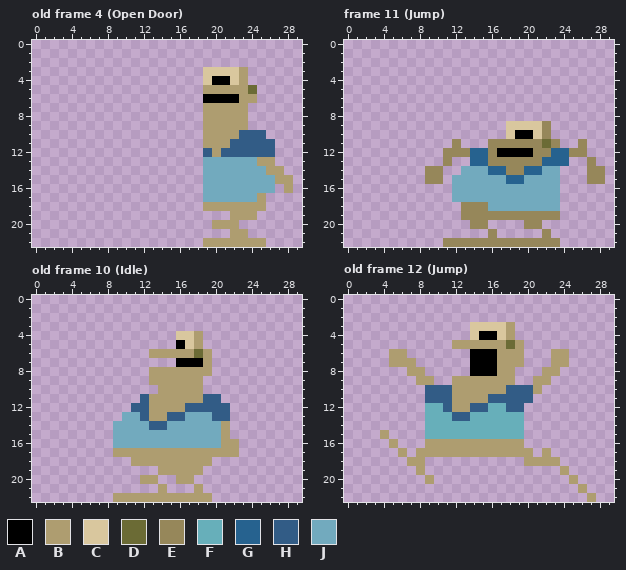
A pixel-art file gets an edit: sprites/raw/grodan.aseprite. Above: the version before the commit.
30x23 pixels, 12 frames. Shown: old frame 4 (Open Door), frame 11 (Jump), old frame 10 (Idle), old frame 12 (Jump). The commit also changed other frames, which this record leaves out.
Palette (. is transparent): A #000000  B #ae9d70  C #d9c79e  D #6b6b35  E #96875a  F #67afba  G #26628f  H #325c86  J #72aabe
Pixels before, old frame 4 (Open Door), first column x 19:
 3 CCCCB.....
 4 CAACB.....
 5 BBBBBD....
 6 AAAABB....
 7 BBBBB.....
 8 BBBBB.....
 9 BBBBB.....
10 BBBBHHH...
11 BBBHHHHH..
12 HBHHHHHH..
13 JJJJJJBB..
14 JJJJJJJBB.
15 JJJJJJJJBB
16 JJJJJJJJ.B
17 JJJJJJB...
18 BBBBBBB...
19 ...BBB....
20 .BBB......
21 ...BB.....
22 BBBBBBB...
Pixels before, frame 11 (Jump), first column x 9:
 9 .........CCCCE......
10 .........CAACE......
11 ...E...EEEEEEDE..E..
12 ..EEEGGEAAAAEEGGEE..
13 ..E..GGEEEEEEGGG..E.
14 EE..JJJGGEEGGJJ...EE
15 EE.JJJJJJGGJJJJ...EE
16 ...JJJJJJJJJJJJ.....
17 ...JJJJJJJJJJJJ.....
18 ....EEEJJJJJJJJ.....
19 ....EEEEEEEEEEE.....
20 .....EE....EE.......
21 .......E.....E......
22 ..EEEEEEEEEEEEE.....
Pixels before, old frame 10 (Idle), first column x 9:
 4 .......CCB....
 5 .......ACB....
 6 ....BBBBBDB...
 7 .......AAAB...
 8 ....BBBBBBB...
 9 ....BBBBBB....
10 .....BBBBB....
11 ...HBBBBBBHH..
12 ..HHBBBBHHHHH.
13 .JJHBBHHJJJHH.
14 JJJJHHJJJJJJB.
15 JJJJJJJJJJJJB.
16 JJJJJJJJJJJJBB
17 BBBBBBBBBBBBBB
18 ..BBBBBBBBB...
19 .....BBBBB....
20 ...BB..BB.....
21 .....B...B....
22 BBBBBBBBBBB...
Pixels before, old frame 12 (Jump), first column x 4:
 3 ..........CCCCB.........
 4 ..........CAACB.........
 5 ........BBBBBBDB........
 6 .BB.......AAABBB...BB...
 7 .BBB......AAABBB...BB...
 8 ...BB.....AAABB...BB....
 9 ....BB..BBBBBBB..BB.....
10 .....HHHBBBBBBHHHB......
11 .....HHHBBBBHHHHH.......
12 .....FFHBBHHFFHH........
13 .....FFFHHFFFFFF........
14 .....FFFFFFFFFFF........
15 B....FFFFFFFFFFF........
16 .B...BBBBBBBBBBB........
17 ..B.BBBBBBBBBBBBB.B.....
18 ...BB...........BBBB....
19 ....B...............B...
20 .....B...............B..
21 ......................B.
22 .......................B
The same view after the edit:
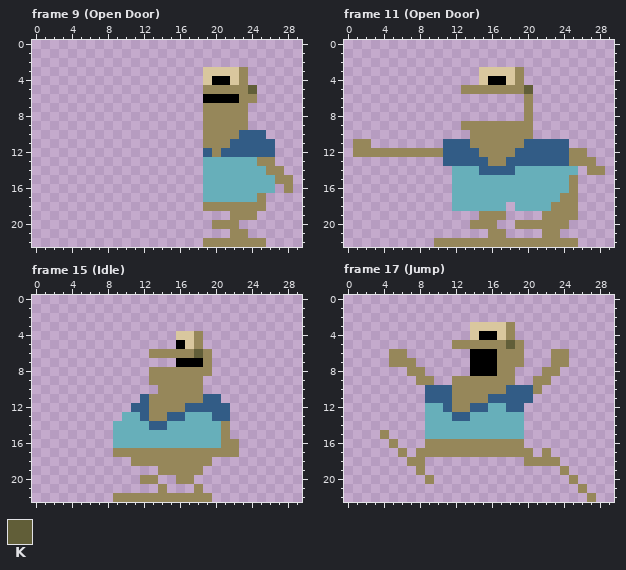
Colours new in this view: K #615e38
A new or re-ordered frame is compared with the old frame closest to it.
The edit:
frames 12 -> 17
frames re-ordered
Changed rows in their new state; - is an unchanged pixel.
Frame 9 (Open Door) against old frame 4 (Open Door):
first column x 19:
 3 ----E-----
 4 ----E-----
 5 EEEEEK----
 6 ----EE----
 7 EEEEE-----
 8 EEEEE-----
 9 EEEEE-----
10 EEEE------
11 EEE-------
12 -E--------
13 FFFFFFEE--
14 FFFFFFFEE-
15 FFFFFFFFEE
16 FFFFFFFF-E
17 FFFFFFE---
18 EEEEEEE---
19 ---EEE----
20 -EEE------
21 ---EE-----
22 EEEEEEE---
Frame 11 (Open Door):
first column x 1:
 3 --------------CCCCE---------
 4 --------------CAACE---------
 5 ------------EEEEEEEK--------
 6 -------------------E--------
 7 -------------------E--------
 8 -------------------E--------
 9 ------------EEEEEEEE..------
10 -------------EEEEEEE..------
11 EE--------HHHEE----HHHHH-.--
12 EEEEEEEEEEHHHHE-EEHHHHHH----
13 ----------HHHHH--HHHHHHHEE--
14 --------..-FFFHHHHFFFFFFF---
15 --------..-FFFFFFFFFFFFFE-..
16 -----------FFFFFFFFFFFFFE---
17 -----------FFFFFFFFFFFFEE---
18 -----------FFFFFF.FFFFEEE---
19 ------------..---....--EE---
20 ---------------E--E--EEE----
21 ----------------E-----E-----
22 ---------E-------------EE---
Frame 15 (Idle) is new; against old frame 10 (Idle):
first column x 9:
 4 ---------E----
 5 ---------E----
 6 ----EEEEEKE---
 7 ----------E---
 8 ----EEEEEEE---
 9 ----EEEEEE----
10 -----EEEEE----
11 ----EEEEEE----
12 ----EEEE------
13 -FF-EE--FFF---
14 FFFF--FFFFFFE-
15 FFFFFFFFFFFFE-
16 FFFFFFFFFFFFEE
17 EEEEEEEEEEEEEE
18 --EEEEEEEEE---
19 -----EEEEE----
20 ---EE--EE-----
21 -----E---E----
22 EEEEEEEEEEE---
Frame 17 (Jump) is new; against old frame 12 (Jump):
first column x 4:
 3 --------------E---------
 4 --------------E---------
 5 --------EEEEEEKE--------
 6 -EE----------EEE---EE---
 7 -EEE---------EEE---EE---
 8 ---EE--------EE---EE----
 9 ----EE--EEEEEEE--EE-----
10 --------EEEEEE---E------
11 --------EEEE------------
12 --------EE--------------
15 E-----------------------
16 -E---EEEEEEEEEEE--------
17 --E-EEEEEEEEEEEEE-E-----
18 ---EE-----------EEEE----
19 ----E---------------E---
20 -----E---------------E--
21 ----------------------E-
22 -----------------------E
Boxes around the changes in both pictures, in picture pixels (x1, y1, x2, y2):
changed: (203, 67, 293, 247)
changed: (353, 67, 605, 247)
changed: (113, 331, 239, 502)
changed: (380, 322, 596, 502)
